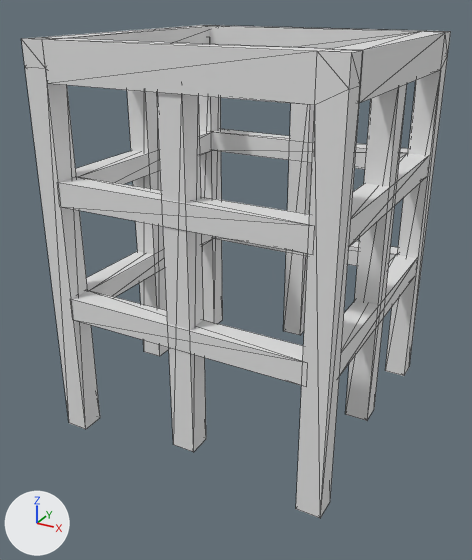
Before and after pictures for a commit that changed the OBJ model game/assets/streetlamp-frame.obj.
Both versions are drawn from a camera (50 mm lens) standing at (0.424, -0.495, 0.924) and looking at (0.164, -0.022, 0.688). The lights are fixed; the arrows at lower left show +X, +Y and +Z. Mesh edges are drawn as thin lines. Where no turn or scale is listed for an object, it has been applied to the vertices.

In view in the first picture: 'Japanese_Streetlamp_Frame_Cube.019'.
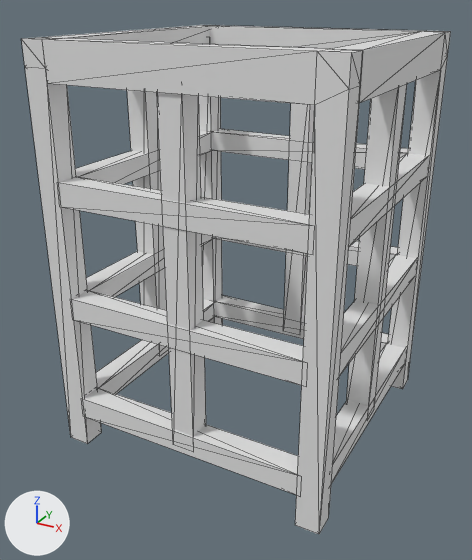
Pixel boxes (x1, y1, x2, y2) of what changed, in the pictures (472 x 560 px; the box of a moved part takes in the faces that stretch with it):
'Japanese_Streetlamp_Frame_Cube.019', reshaped
    before: (22, 25, 451, 518)
    after: (22, 25, 451, 534)
part 1 of me_japanese_streetlamp_frame_cube_019, added
    after: (214, 295, 389, 352)
part 2 of me_japanese_streetlamp_frame_cube_019, added
    after: (96, 299, 215, 394)
part 3 of me_japanese_streetlamp_frame_cube_019, added
    after: (83, 388, 298, 495)
part 4 of me_japanese_streetlamp_frame_cube_019, added
    after: (331, 343, 406, 484)
part 5 of me_japanese_streetlamp_frame_cube_019, moved or reshaped
    before: (25, 67, 100, 429)
    after: (25, 67, 102, 444)
part 6 of me_japanese_streetlamp_frame_cube_019, moved or reshaped
    before: (385, 56, 448, 376)
    after: (388, 56, 448, 389)
part 7 of me_japanese_streetlamp_frame_cube_019, moved or reshaped
    before: (199, 96, 223, 324)
    after: (199, 96, 223, 325)
part 8 of me_japanese_streetlamp_frame_cube_019, moved or reshaped
    before: (296, 86, 361, 518)
    after: (295, 85, 361, 534)

The change, as a list of edits to the scene's bpy script:
```text
Change me_japanese_streetlamp_frame_cube_019:
    where me_japanese_streetlamp_frame_cube_019.from_pydata(...)  # 156 vertices, 208 faces; spans x 0.046..0.296, y -0.128..0.123, z 0.559..0.894
    used by ob_japanese_streetlamp_frame_cube_019; location = (0.0, 0.0, 0.0)
    verts and faces of me_japanese_streetlamp_frame_cube_019; kept vertices keep their numbers, new ones are numbered from 156
    before: 0 (0.066, -0.128, 0.559) at pixel (85, 429), 2 (0.046, -0.128, 0.559) at pixel (68, 422), 4 (0.066, -0.108, 0.559) at pixel (100, 417), 6 (0.046, -0.108, 0.559)
    before: 8 (0.296, 0.102, 0.559) at pixel (404, 375), 10 (0.276, 0.102, 0.559) at pixel (385, 370), 12 (0.296, 0.123, 0.559) at pixel (409, 366), 14 (0.276, 0.123, 0.559)
    before: 16 (0.066, 0.102, 0.559), 18 (0.046, 0.102, 0.559), 20 (0.066, 0.123, 0.559) at pixel (222, 319), 22 (0.046, 0.123, 0.559)
    before: 24 (0.296, -0.128, 0.559) at pixel (320, 518), 26 (0.276, -0.128, 0.559) at pixel (295, 508), 28 (0.296, -0.108, 0.559) at pixel (330, 501), 30 (0.276, -0.108, 0.559)
    me_japanese_streetlamp_frame_cube_019 part 1: the loose piece of 8 vertices spanning x 0.061..0.276, y 0.102..0.123, z 0.671..0.691 is copied, and the copy is moved by (0.0, 0.0, -0.099); it spans x 0.061..0.276, y 0.102..0.123, z 0.572..0.592
    me_japanese_streetlamp_frame_cube_019 part 2: the loose piece of 8 vertices spanning x 0.047..0.068, y -0.109..0.105, z 0.671..0.691 is copied, and the copy is moved by (0.0, 0.0, -0.099); it spans x 0.047..0.068, y -0.109..0.105, z 0.572..0.592
    me_japanese_streetlamp_frame_cube_019 part 3: the loose piece of 8 vertices spanning x 0.064..0.279, y -0.127..-0.107, z 0.671..0.691 is copied, and the copy is moved by (0.0, 0.0, -0.099); it spans x 0.064..0.279, y -0.127..-0.107, z 0.572..0.592
    me_japanese_streetlamp_frame_cube_019 part 4: the loose piece of 8 vertices spanning x 0.274..0.294, y -0.109..0.106, z 0.671..0.691 is copied, and the copy is moved by (0.0, 0.0, -0.099); it spans x 0.274..0.294, y -0.109..0.106, z 0.572..0.592
    me_japanese_streetlamp_frame_cube_019 part 5
    add for i in [0, 2, 4, 6]: verts[i] += (0.0, 0.0, -0.016)
    me_japanese_streetlamp_frame_cube_019 part 6
    add for i in [8, 10, 12, 14]: verts[i] += (0.0, 0.0, -0.016)
    me_japanese_streetlamp_frame_cube_019 part 7
    add for i in [16, 18, 20, 22]: verts[i] += (0.0, 0.0, -0.016)
    me_japanese_streetlamp_frame_cube_019 part 8
    add for i in [24, 26, 28, 30]: verts[i] += (0.0, 0.0, -0.016)
```
